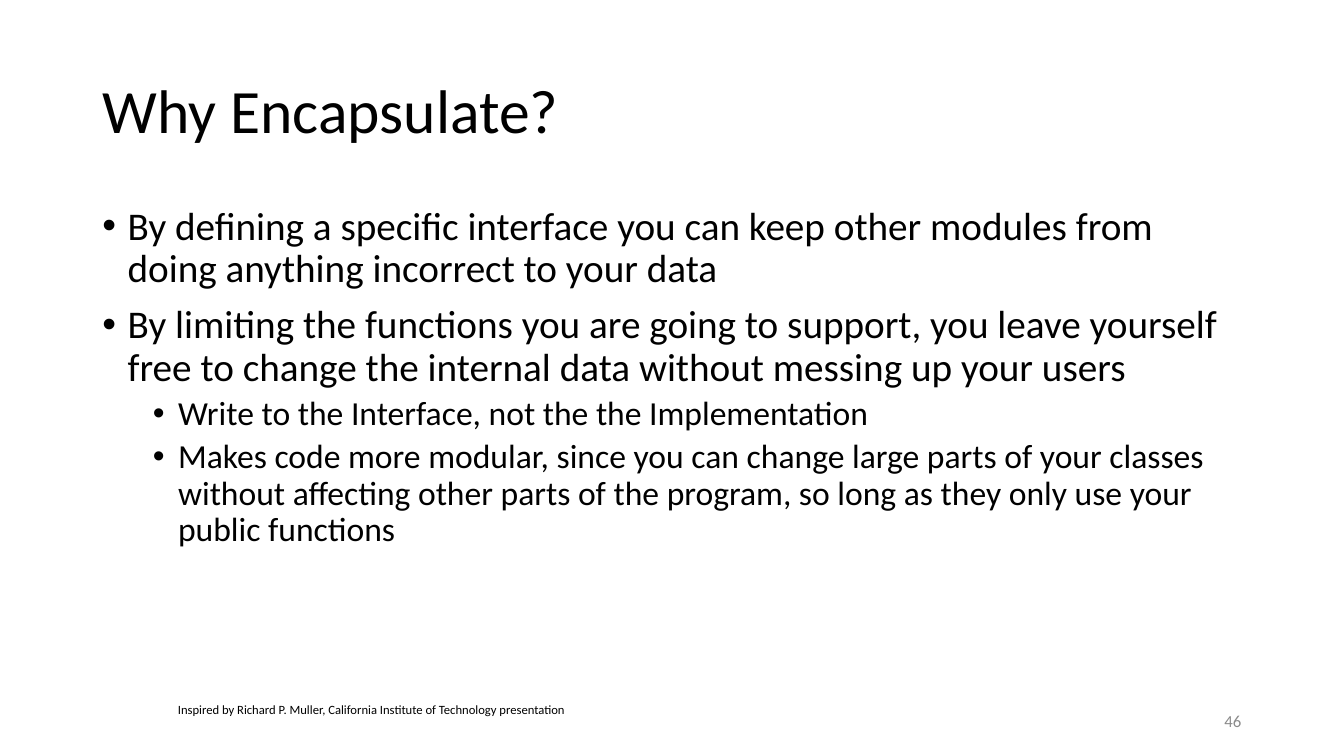
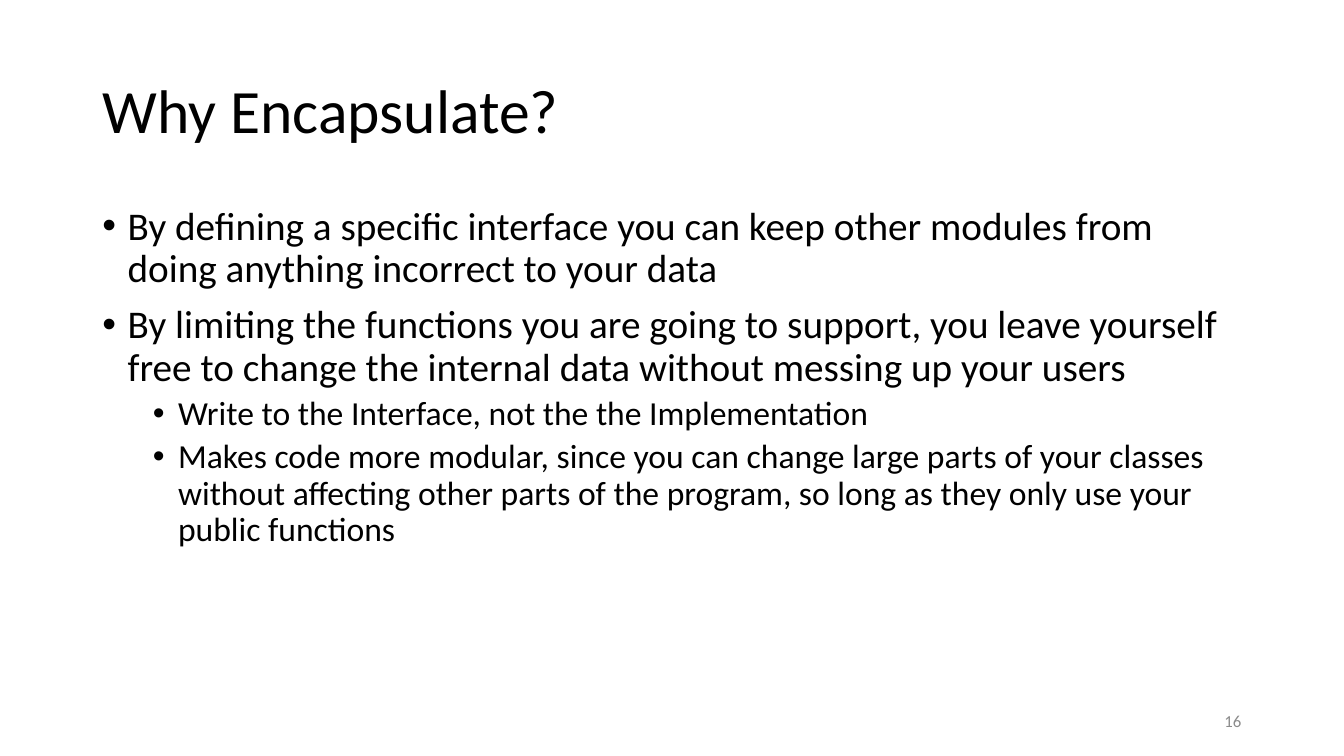
Before and after one commit to priorfire4411/python_for_analytics, a slide deck: slide 16 of presentation/MSCA_37014_v1.pptx (slide 46 before the commit). Drawn at 1344x756 pixels with LibreOffice and Linux fonts; fonts in the diff are those of the drawing. Boxes give left, top, right and bottom in pixels: in the first picture for what was removed or moved away, otherwise in the second. Text is boxed around its words. In the diff, an @@ line names an element or a change of style, - is before the commit and + after.

```diff
--- a/presentation/MSCA_37014_v1.pptx
+++ b/presentation/MSCA_37014_v1.pptx
@@ text removed at (178,705,564,716) @@
-Inspired by Richard P. Muller, California Institute of Technology presentation
@@ page number at (1224,716,1241,727): text changed @@
-46
+16
```
Also in this commit, not shown: 14 other slides changed, 5 slides added, 120 slides removed, 13 other files.
